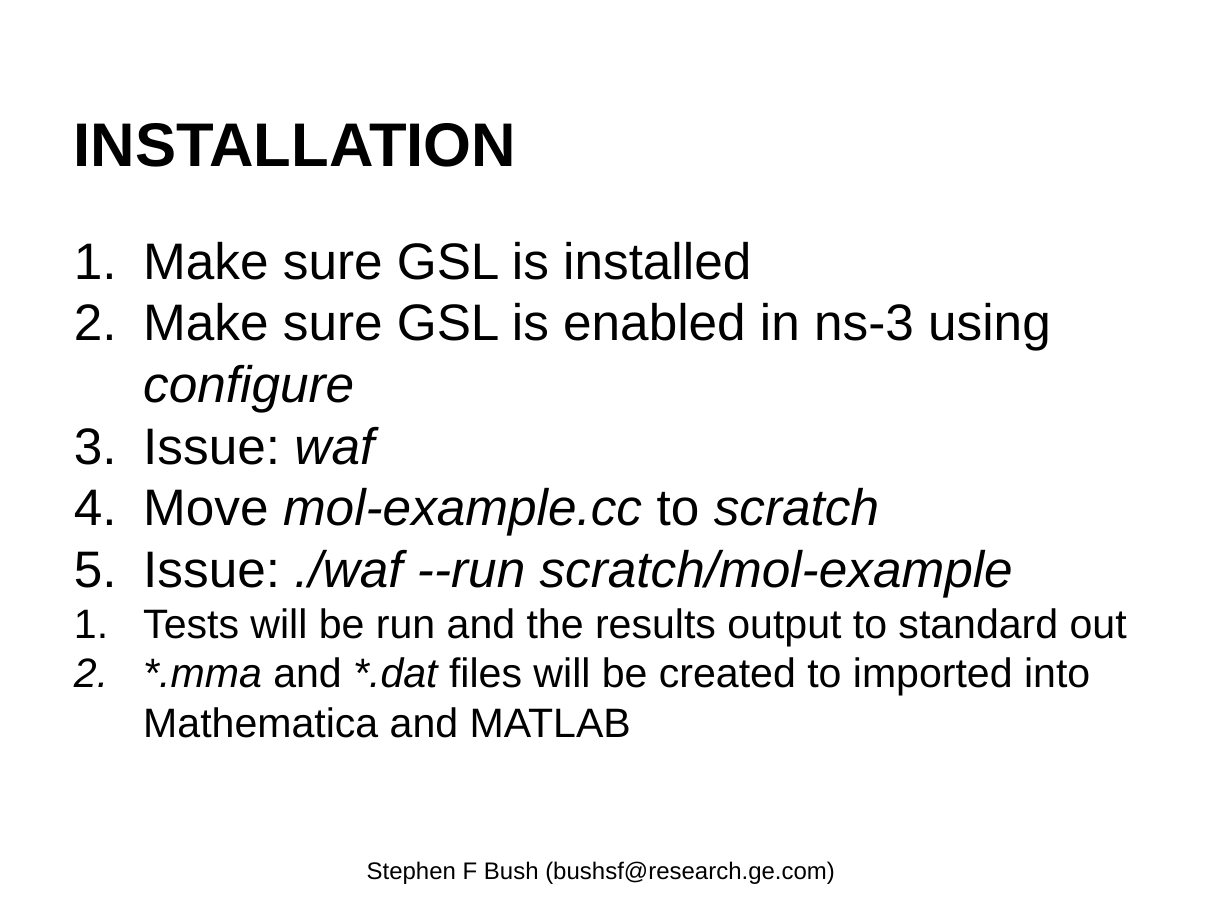
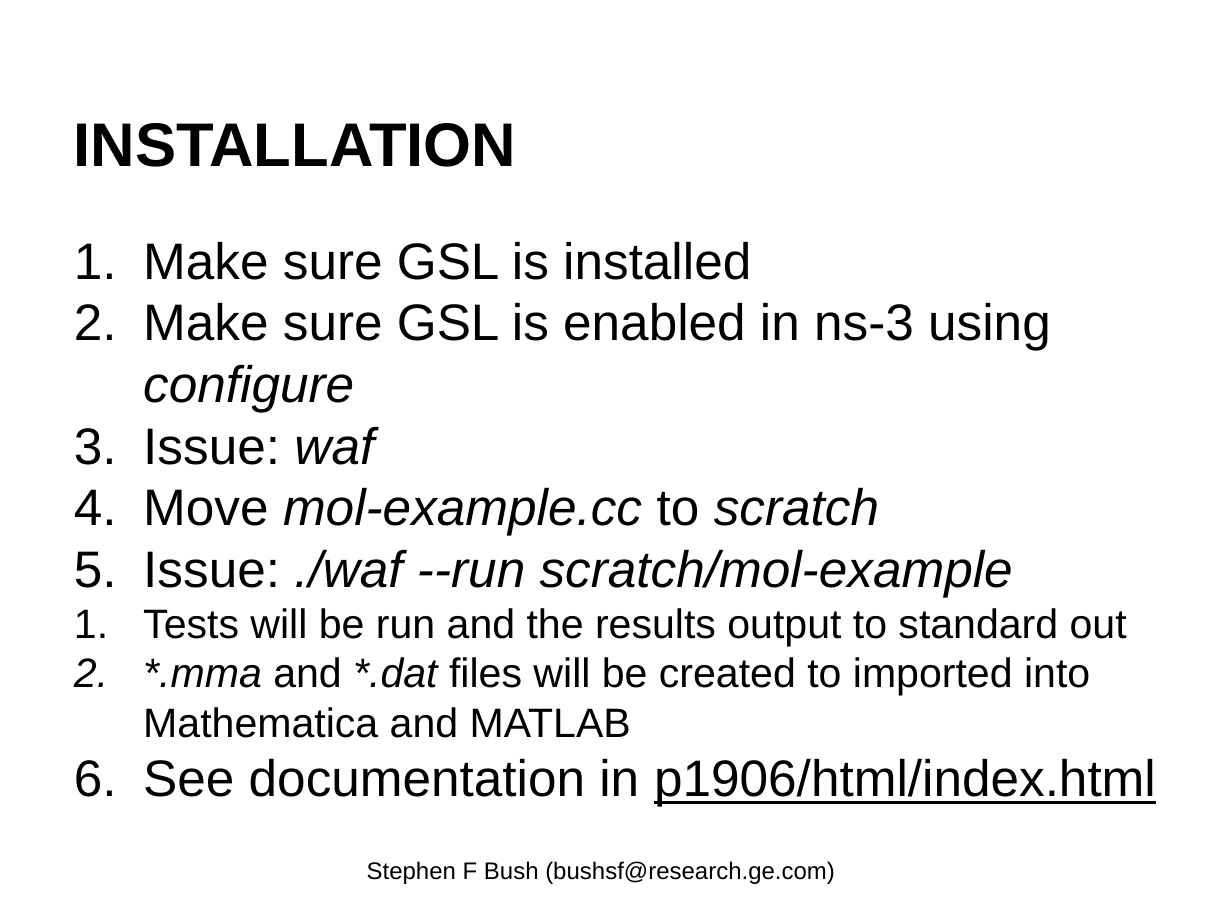
Before and after one commit to EnzoRong1013/ieee-p1906-1-reference-code, a slide deck: slide 3 of trunk/p1906-1-Field-Component-Update.pptx. Drawn at 1232x924 pixels with LibreOffice and Linux fonts; fonts in the diff are those of the drawing. Boxes give left, top, right and bottom in pixels: in the first picture for what was removed or moved away, otherwise in the second. Text is boxed around its words. In the diff, an @@ line names an element or a change of style, - is before the commit and + after.

```diff
--- a/trunk/p1906-1-Field-Component-Update.pptx
+++ b/trunk/p1906-1-Field-Component-Update.pptx
@@ text at box(143, 758, 1156, 806): paragraph added @@
+6. See documentation in p1906/html/index.html
```
Also in this commit, not shown: 1 other slide changed.
